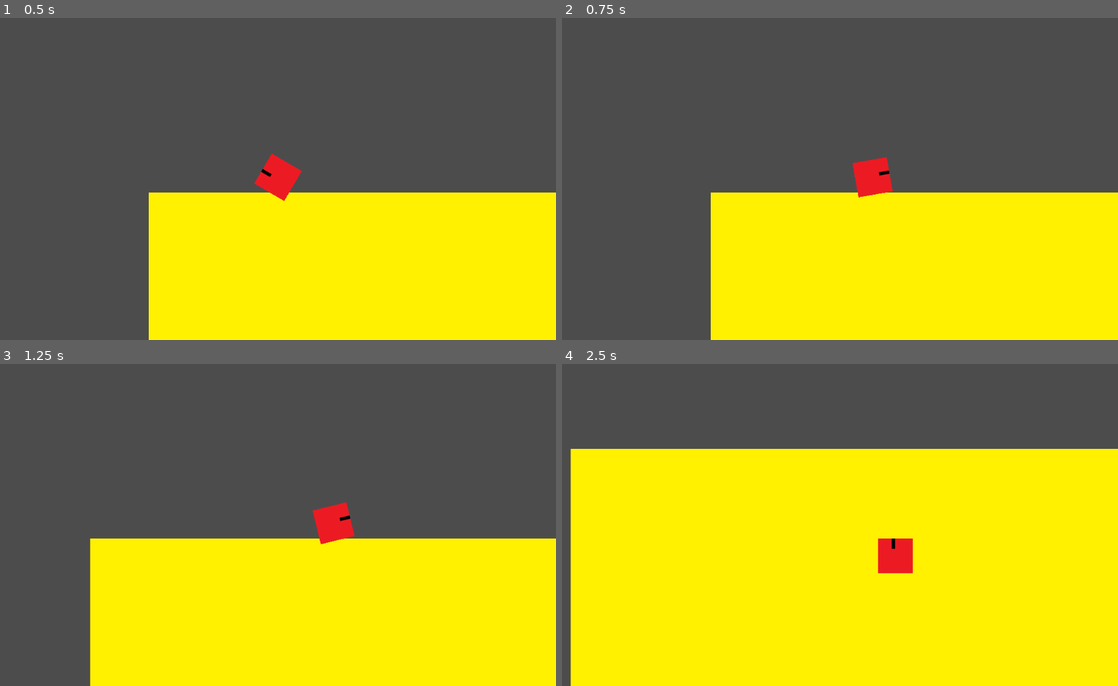
Above: before the commit, frames 1-4 (two rows, left to right).
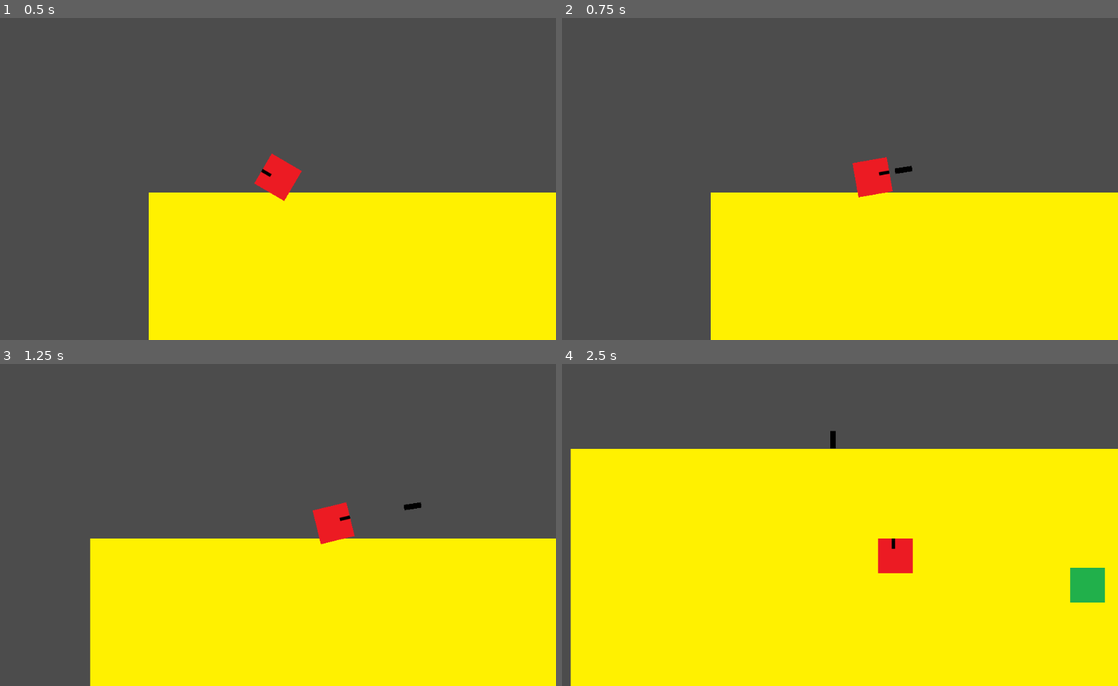
Above: after the commit, the same moments.

Repository: devmcclu/Project-FreeGUN
Game: Godot game, scene res://Main.tscn
The game is run twice, just before and just after one commit, with the same random seed, the same clock (stepped at 60 frames per second) and the same inputs.
Inputs (mouse positions are in pixels of both pictures, inside the frame that each line leads up to):
- Up to frame 1 (0.5 s): no input
- Up to frame 2 (0.75 s): tap Enter at 0.5 s; move the mouse to (962, 159) at 0.52 s; hold D (player_move_right) from 0.53 s (still down); click (962, 159) at 0.6 s
- Up to frame 3 (1.25 s): keep holding D (player_move_right)
- Up to frame 4 (2.5 s): move the mouse to (728, 541) at 1.27 s; release D (player_move_right) at 1.28 s; hold S (player_move_down) 1.28-2.03 s; click (728, 541) at 1.35 s; move the mouse to (895, 450) at 2.02 s; hold D (player_move_right) from 2.03 s (still down); click (895, 450) at 2.1 s

Frame 1 is identical in both runs. In frame 2, less than 0.1% of the frame differs, in the area x 59-63%, y 45-49%; in frame 3, less than 0.1%; in frame 4, 0.7%, in the area x 48-98%, y 20-75%.

Commit message:
Begin Shooting
Shooting mechanics are starting to be implimented, with player firing and an enemy node

Diff:
--- a/Main.tscn
+++ b/Main.tscn
@@ -1,13 +1,20 @@
-[gd_scene load_steps=5 format=2]
+[gd_scene load_steps=8 format=2]
 
 [ext_resource path="res://graphics/background.png" type="Texture" id=1]
 [ext_resource path="res://Player.gd" type="Script" id=2]
 [ext_resource path="res://graphics/Player.png" type="Texture" id=3]
+[ext_resource path="res://graphics/bullet.png" type="Texture" id=4]
+[ext_resource path="res://graphics/enemy.png" type="Texture" id=5]
 
 [sub_resource type="RectangleShape2D" id=1]
 
 custom_solver_bias = 0.0
 extents = Vector2( 29.3281, 28.8452 )
+
+[sub_resource type="RectangleShape2D" id=2]
+
+custom_solver_bias = 0.0
+extents = Vector2( 32.152, 31.9393 )
 
 [node name="Main" type="Node" index="0"]
 
@@ -19,6 +26,7 @@
 
 [node name="player" type="RigidBody2D" parent="." index="1"]
 
+editor/display_folded = true
 input_pickable = false
 collision_layer = 1
 collision_mask = 1
@@ -76,3 +84,46 @@
 editor_draw_screen = true
 editor_draw_limits = false
 editor_draw_drag_margin = false
+
+[node name="bullet_spawn" type="Sprite" parent="player" index="3"]
+
+visible = false
+position = Vector2( 48, 0 )
+rotation = 1.5708
+texture = ExtResource( 4 )
+_sections_unfolded = [ "Transform" ]
+
+[node name="enemy" type="RigidBody2D" parent="." index="2"]
+
+editor/display_folded = true
+position = Vector2( 713.168, 278.921 )
+input_pickable = false
+collision_layer = 1
+collision_mask = 1
+mode = 0
+mass = 1.0
+friction = 1.0
+bounce = 0.0
+gravity_scale = 0.0
+custom_integrator = false
+continuous_cd = 0
+contacts_reported = 0
+contact_monitor = false
+sleeping = false
+can_sleep = true
+linear_velocity = Vector2( 0, 0 )
+linear_damp = -1.0
+angular_velocity = 0.0
+angular_damp = -1.0
+__meta__ = {
+"_edit_group_": true
+}
+
+[node name="enemy" type="Sprite" parent="enemy" index="0"]
+
+texture = ExtResource( 5 )
+_sections_unfolded = [ "Transform" ]
+
+[node name="CollisionShape2D" type="CollisionShape2D" parent="enemy" index="1"]
+
+shape = SubResource( 2 )
--- a/Player.gd
+++ b/Player.gd
@@ -16,7 +16,17 @@
 	var move_left = Input.is_action_pressed("player_move_left")
 	var move_right = Input.is_action_pressed("player_move_right")
 
+	var fire_gun = Input.is_action_just_pressed("fire_gun")
+
 	self.look_at(get_global_mouse_position())
+
+	if fire_gun:
+		print("fire")
+		var newBullet = load("res://bullet.tscn").instance()
+		$"../".add_child(newBullet)
+		newBullet.position = $"bullet_spawn".global_position
+		newBullet.rotation = self.rotation
+		newBullet.linear_velocity = Vector2(cos(self.rotation)*500, sin(self.rotation)*500)
 
 	if move_up:
 		self.position.y -= 5
--- /dev/null
+++ b/bullet.tscn
@@ -0,0 +1,40 @@
+[gd_scene load_steps=3 format=2]
+
+[ext_resource path="res://graphics/bullet.png" type="Texture" id=1]
+
+[sub_resource type="RectangleShape2D" id=1]
+
+custom_solver_bias = 0.0
+extents = Vector2( 16.0186, 4.96663 )
+
+[node name="bullet" type="RigidBody2D"]
+
+position = Vector2( 521.097, 238.836 )
+input_pickable = false
+collision_layer = 1
+collision_mask = 1
+mode = 0
+mass = 1.0
+friction = 1.0
+bounce = 0.0
+gravity_scale = 1.0
+custom_integrator = false
+continuous_cd = 0
+contacts_reported = 0
+contact_monitor = false
+sleeping = false
+can_sleep = true
+linear_velocity = Vector2( 0, 0 )
+linear_damp = -1.0
+angular_velocity = 0.0
+angular_damp = -1.0
+
+[node name="bullet" type="Sprite" parent="." index="0"]
+
+rotation = 1.5708
+texture = ExtResource( 1 )
+_sections_unfolded = [ "Transform" ]
+
+[node name="CollisionShape2D" type="CollisionShape2D" parent="." index="1"]
+
+shape = SubResource( 1 )
--- a/project.godot
+++ b/project.godot
@@ -24,6 +24,8 @@
  ]
 player_move_right=[ Object(InputEventKey,"resource_local_to_scene":false,"resource_name":"","device":0,"alt":false,"shift":false,"control":false,"meta":false,"command":false,"pressed":false,"scancode":68,"unicode":0,"echo":false,"script":null)
  ]
+fire_gun=[ Object(InputEventMouseButton,"resource_local_to_scene":false,"resource_name":"","device":0,"alt":false,"shift":false,"control":false,"meta":false,"command":false,"button_mask":0,"position":Vector2( 0, 0 ),"global_position":Vector2( 0, 0 ),"factor":1.0,"button_index":1,"pressed":false,"doubleclick":false,"script":null)
+ ]
 
 [rendering]
 
Binary file added: graphics/bullet.png
Not shown, added: graphics/bullet.png.import
Binary file added: graphics/enemy.png
Not shown, added: graphics/enemy.png.import
